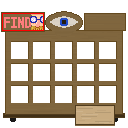
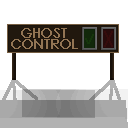
Comparing the layer stacks of the two 128×128 images. Changes:
removed layer "Layer 7" over [30, 14, 43, 30]
renamed "Layer 4" to "GHOST CONTROL copy", moved it above "Layer 8", painted on it over [0, 24, 128, 128]
hid "Layer 8", painted on it over [0, 11, 128, 128]
removed layer "Layer 5" over [1, 12, 45, 32]
removed layer "Layer 3" over [2, 11, 126, 126]
